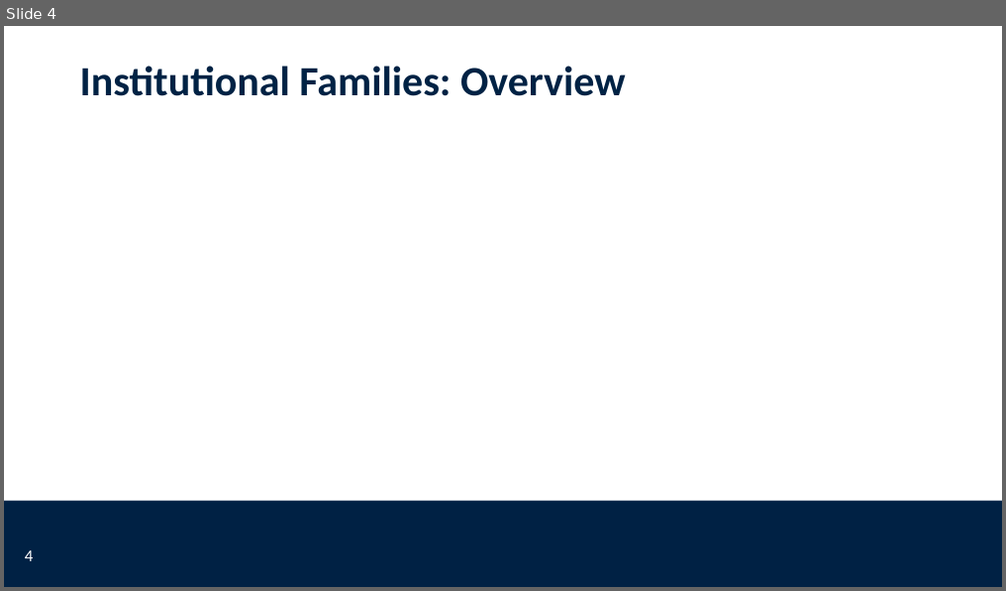
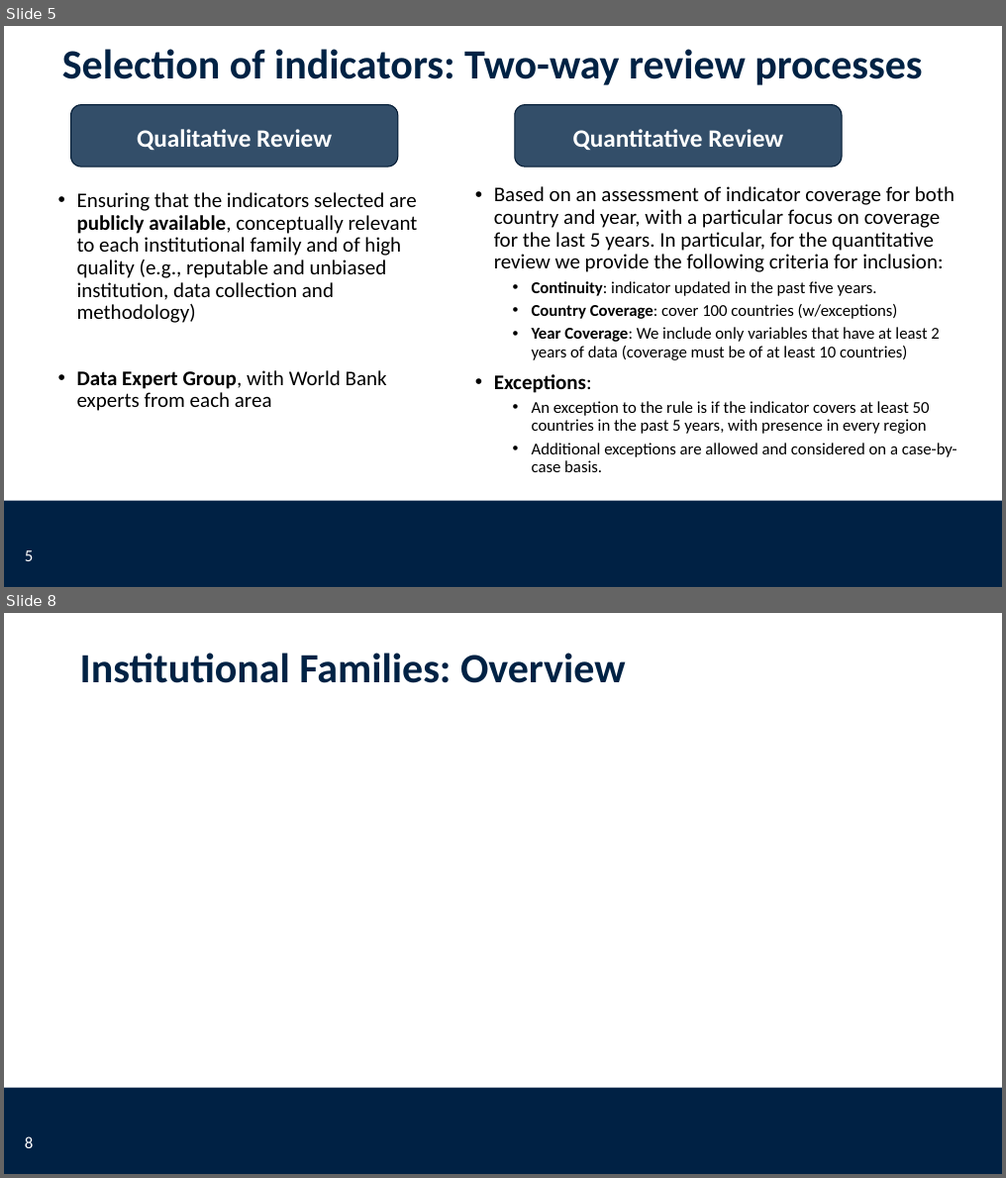
Before and after one commit to worldbank/institutional-assessment-dashboard, a slide deck: app/www/CLIAR_template.pptx. Shown one above the other, each under a label of ours: slide 4 before the commit, slides 5 and 8 after it; the slides between them are not shown. The pictures are 1006x591 and 1006x1178 pixels, drawn with LibreOffice and Linux fonts; fonts in the diff are those of the drawing; background and template pictures are left out. Boxes give left, top, right and bottom in pixels: in the first picture for what was removed or moved away, otherwise in the second. Text is boxed around its words. In the diff, an @@ line names an element or a change of style, - is before the commit and + after.

```diff
--- a/app/www/CLIAR_template.pptx
+++ b/app/www/CLIAR_template.pptx
@@ slide 5 added at box(4, 26, 1002, 587), background #FFFFFF; not listed: 1 template element that a slide beside it also shows @@
@@ title added at box(62, 49, 922, 85), 40 pt, text #002244, bold @@
+Selection of indicators: Two-way review processes
@@ rounded rectangle added at box(70, 104, 398, 167), fill #002244 at 80% opacity, outline #001932 1 pt, 24 pt, text #FFFFFF, bold @@
+Qualitative Review
@@ rounded rectangle added at box(515, 104, 842, 167), fill #002244 at 80% opacity, outline #001932 1 pt, 24 pt, text #FFFFFF, bold @@
+Quantitative Review
@@ text added at box(77, 192, 418, 411), 20 pt, text #000000 @@
+• Ensuring that the indicators selected are publicly available, conceptually relevant to each institutional family and of high quality (e.g., reputable and unbiased institution, data collection and methodology)
+• Data Expert Group, with World Bank experts from each area
@@ text added at box(494, 186, 957, 472), 16 pt, text #000000 @@
+• Based on an assessment of indicator coverage for both country and year, with a particular focus on coverage for the last 5 years. In particular, for the quantitative review we provide the following criteria for inclusion:
+  • Continuity: indicator updated in the past five years.
+  • Country Coverage: cover 100 countries (w/exceptions)
+  • Year Coverage: We include only variables that have at least 2 years of data (coverage must be of at least 10 countries)
+• Exceptions:
+  • An exception to the rule is if the indicator covers at least 50 countries in the past 5 years, with presence in every region
+  • Additional exceptions are allowed and considered on a case-by-case basis.
@@ page number added at box(25, 551, 33, 562), 16 pt, text #FFFFFF @@
+5
@@ what was slide 4 is now slide 8 @@
@@ page number at box(25, 1137, 33, 1149): text changed @@
-4
+8
```
Also in this commit, not shown: 2 slides changed, 5 other slides added, 1 slide removed.
